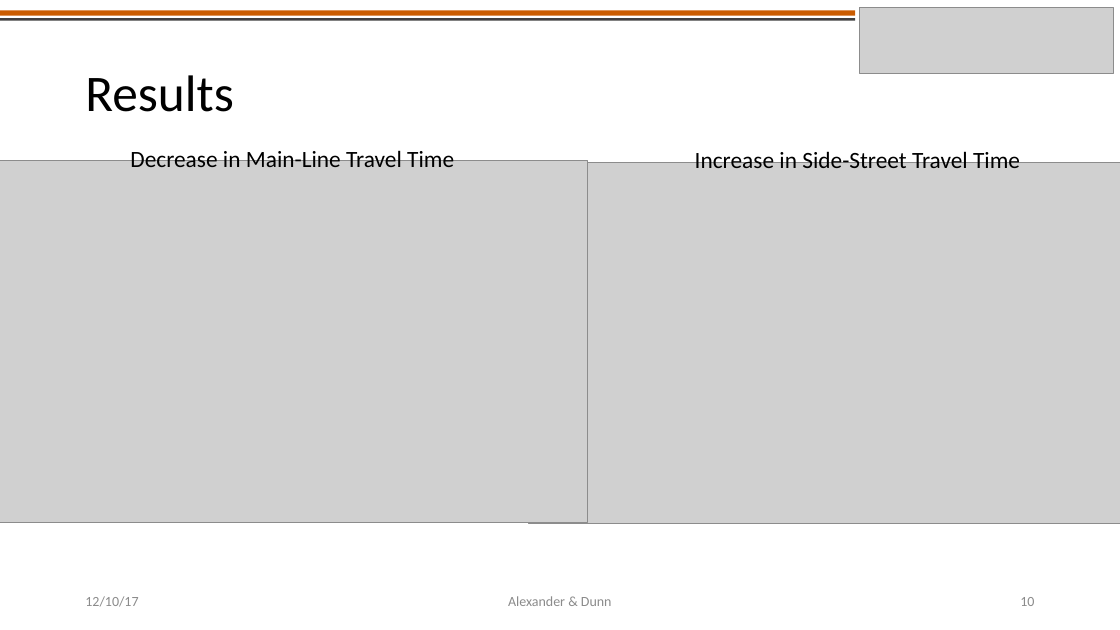
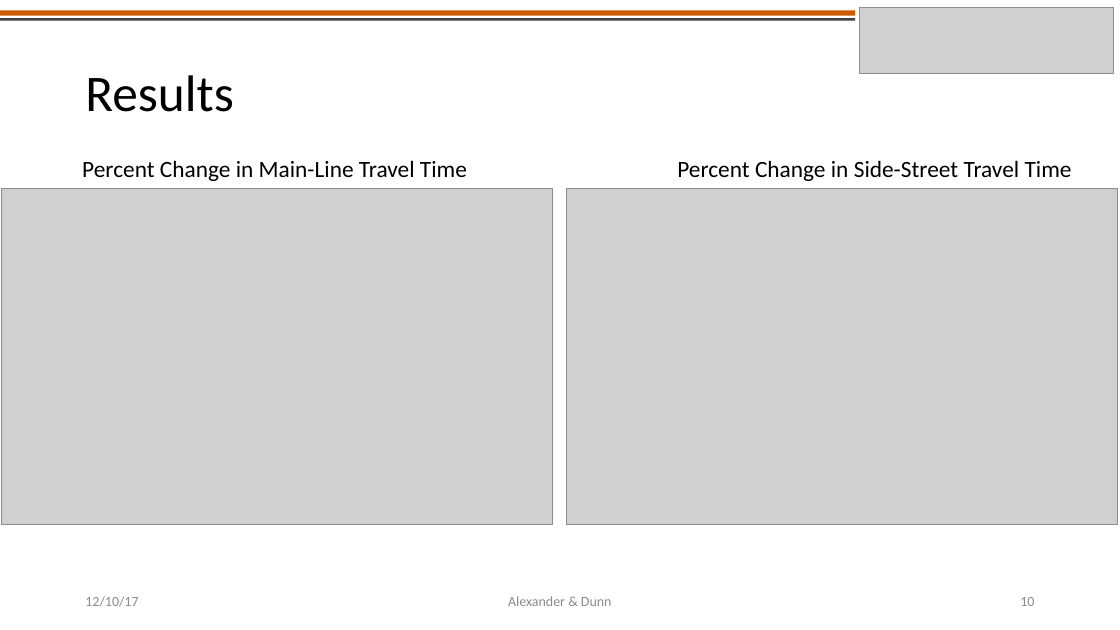
Before and after one commit to americalexander/mrFinishLine, a slide deck: slide 10 of CE391F_project_presentation_alexander_dunn.pptx. Drawn at 1120x630 pixels with LibreOffice and Linux fonts; fonts in the diff are those of the drawing; grey boxes stand for pictures. Boxes give left, top, right and bottom in pixels: in the first picture for what was removed or moved away, otherwise in the second. Text is boxed around its words. In the diff, an @@ line names an element or a change of style, - is before the commit and + after.

Commit message:
changed results graphs in persentation

```diff
--- a/CE391F_project_presentation_alexander_dunn.pptx
+++ b/CE391F_project_presentation_alexander_dunn.pptx
@@ picture removed at (2,162,555,498) @@
@@ text at (82,160,467,181): text changed @@
-Decrease in Main-Line Travel Time
+Percent Change in Main-Line Travel Time
@@ text at (677,160,1072,181): text changed @@
-Increase in Side-Street Travel Time
+Percent Change in Side-Street Travel Time
@@ picture: place and size @@
-picture at (0,161,588,523)
+picture at (1,188,552,524)
@@ picture: place and size @@
-picture at (528,162,1120,523)
+picture at (566,188,1117,524)
```
Also in this commit, not shown: 1 other slide changed, 1 other file.
